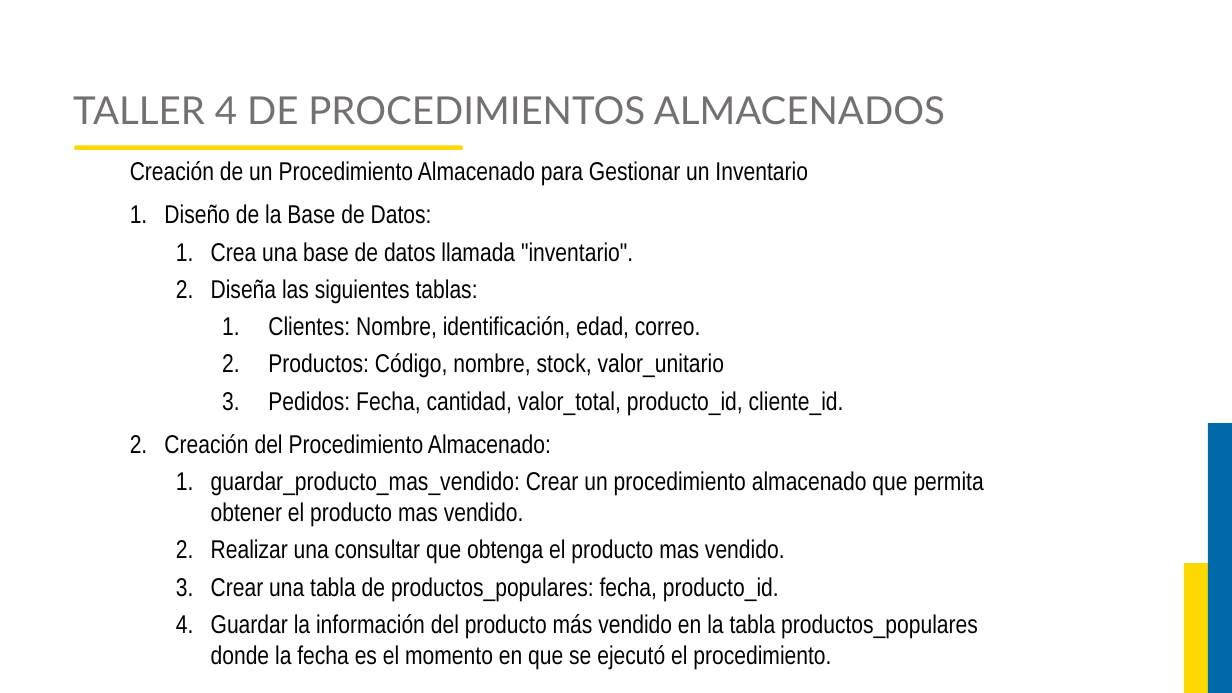
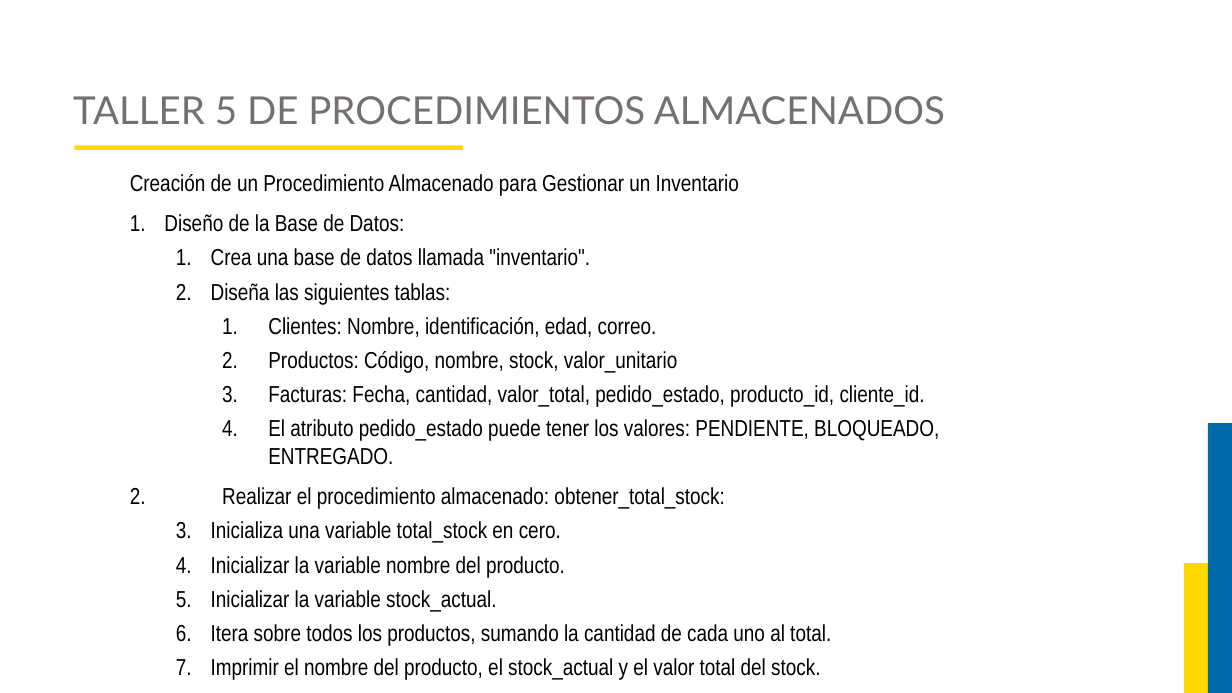
Before and after one commit to JorgeAlejandroAguirreGutierrez/proyecto-luis, a slide deck: slide 56 of Curso Base de Datos 2/Diapositivas.pptx (slide 48 before the commit). Drawn at 1232x693 pixels with LibreOffice and Linux fonts; fonts in the diff are those of the drawing; background and template pictures are left out. Boxes give left, top, right and bottom in pixels: in the first picture for what was removed or moved away, otherwise in the second. Text is boxed around its words. In the diff, an @@ line names an element or a change of style, - is before the commit and + after.

```diff
--- a/Curso Base de Datos 2/Diapositivas.pptx
+++ b/Curso Base de Datos 2/Diapositivas.pptx
@@ title at (73,96,945,125): text changed @@
-TALLER 4 DE PROCEDIMIENTOS ALMACENADOS
+TALLER 5 DE PROCEDIMIENTOS ALMACENADOS
@@ text "Creación de un Procedimiento Almacenado ...": place and size @@
-text "Creación de un Procedimiento Almacenado ..." at (130,161,984,670)
+text "Creación de un Procedimiento Almacenado ..." at (130,174,939,680)
@@ text at (130,174,739,373): size 20 to 18 pt in "Creación de un Procedimiento Almacenado para Gestionar ...", "Diseño de la Base de Datos:", "Crea una base de datos llamada "inventario".", "Diseña las siguientes tablas:" and 2 more places @@
@@ text at (130,385,939,680): text changed; size 20 to 18 pt @@
-    3. Pedidos: Fecha, cantidad, valor_total, producto_id, cliente_id.
-2. Creación del Procedimiento Almacenado:
-  1. guardar_producto_mas_vendido: Crear un procedimiento almacenado que permita obtener el producto mas vendido.
-  2. Realizar una consultar que obtenga el producto mas vendido.
-  3. Crear una tabla de productos_populares: fecha, producto_id.
-  4. Guardar la información del producto más vendido en la tabla productos_populares donde la fecha es el momento en que se ejecutó el procedimiento.
+    3. Facturas: Fecha, cantidad, valor_total, pedido_estado, producto_id, cliente_id.
+    4. El atributo pedido_estado puede tener los valores: PENDIENTE, BLOQUEADO, ENTREGADO.
+2. Realizar el procedimiento almacenado: obtener_total_stock:
+  1. Inicializa una variable total_stock en cero.
+  2. Inicializar la variable nombre del producto.
+  3. Inicializar la variable stock_actual.
+  4. Itera sobre todos los productos, sumando la cantidad de cada uno al total.
+  5. Imprimir el nombre del producto, el stock_actual y el valor total del stock.
```
Also in this commit, not shown: 12 other slides changed, 20 slides added, 1 slide removed, 9 other files.
